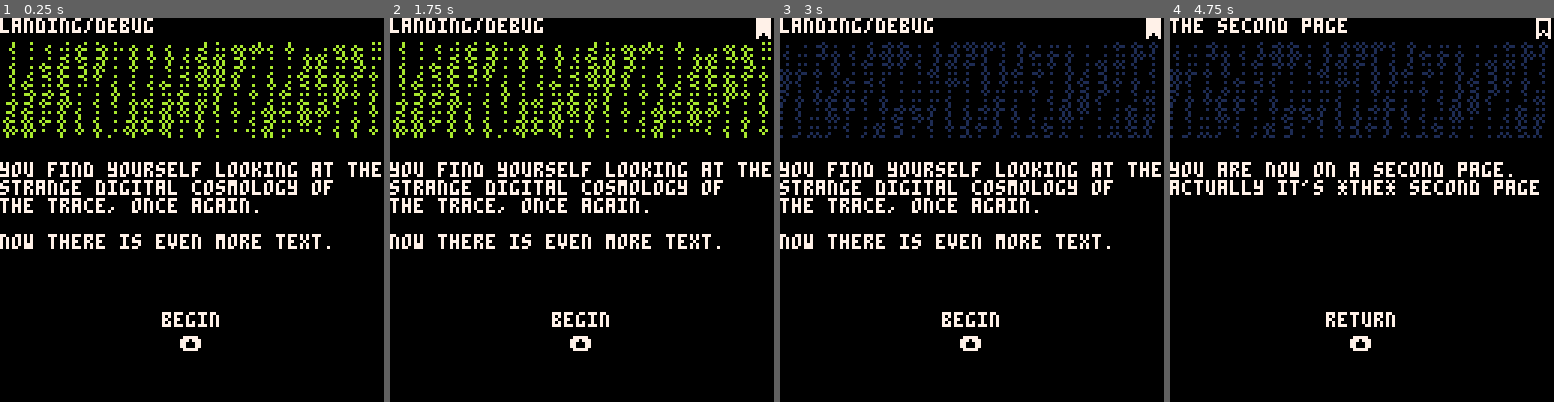
Above: before the commit, frames 1-4 (left to right).
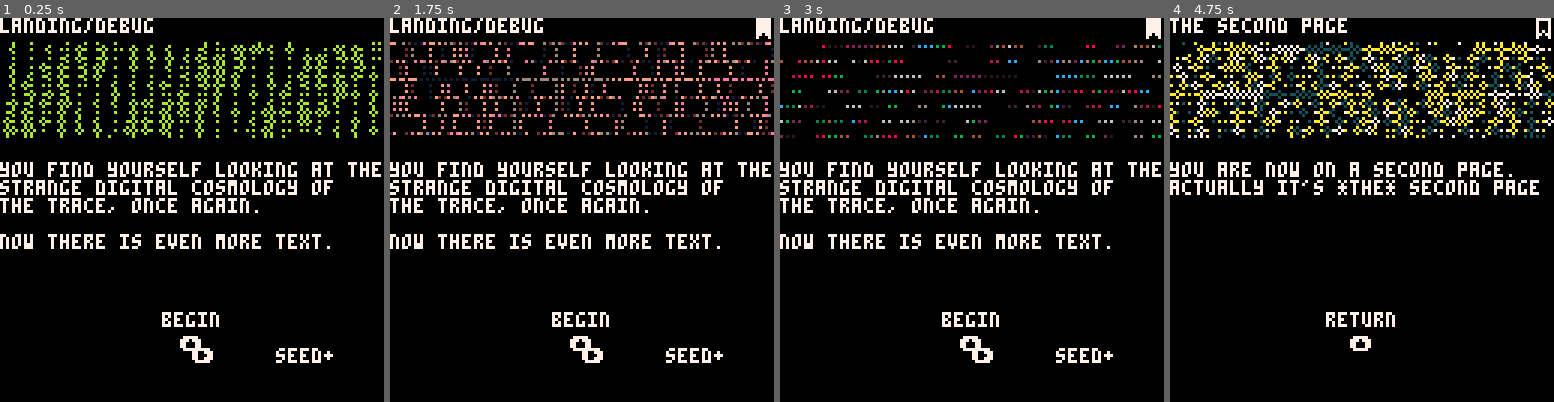
Above: after the commit, the same moments.

Repository: aebrer/pico8_carts
Game: PICO-8 cartridge games/the_trace/the_trace.p8
The game is run twice, just before and just after one commit, with the same random seed, the same clock (stepped at 60 frames per second) and the same inputs.
Inputs:
- Up to frame 1 (0.25 s): no input
- Up to frame 2 (1.75 s): tap X (X key) at 0.33, 1.07 s; tap O (Z key) at 0.7, 1.7 s; hold Right from 1.6 s (still down)
- Up to frame 3 (3 s): tap X (X key) at 1.85, 2.97 s; release Right at 2.1 s; tap O (Z key) at 2.1, 2.5, 2.9 s; hold Up 2.15-2.42 s; hold Right from 2.47 s (still down)
- Up to frame 4 (4.75 s): release Right at 3.03 s; hold Left 3.08-3.58 s; tap O (Z key) every 0.4 s from 3.3 to 4.5 s; hold Down 3.63-3.97 s; hold Right 4.02-4.68 s; tap X (X key) at 4.08 s; hold Up from 4.73 s (still down)

The runs differ from the first frame. In frame 1, 0.4% of the frame differs, in the area x 50-87%, y 85-90%; in frame 2, 8.6%; in frame 3, 6.5%; in frame 4, 11%, in the area x 0-100%, y 6-32%.

Commit message:
safe callbacks with no page change, and data persistence for pages

Diff:
--- a/games/the_trace/the_trace.p8
+++ b/games/the_trace/the_trace.p8
@@ -47,12 +47,12 @@
  for b in all({⬆️,⬇️,⬅️,➡️}) do
 	 if btnp(b) then
 	  if curr_page.choices[b] then
-	  	prev_page=curr_page
-	  	curr_page=curr_page.choices[b].page
-	  	curr_page.i=false
-				-- do callback for choice
-				-- after going to new page
-	  	if(prev_page.choices[b].cb)prev_page.choices[b]:cb()
+				if(curr_page.choices[b].cb)curr_page.choices[b]:cb()
+		  if curr_page.choices[b].page then
+		  	prev_page=curr_page
+		  	curr_page=curr_page.choices[b].page
+		  	curr_page.i=false
+		  end
 	  end
 	 end
  end
@@ -89,7 +89,7 @@
  local choice = {}
  choice.title=title
  choice.page=page
- choice.cb=cls
+ choice.cb=cb
  return(choice)
 end
 -->8
@@ -194,6 +194,16 @@
 lib["the second page"]
 )
 
+local function cb(self)
+ curr_page.i=false
+ curr_page.seed+=1
+end
+lib["landing/debug"].choices[➡️]=new_choice(
+"seed+",
+nil,
+cb
+)
+
 lib["the second page"].choices[⬆️]=new_choice(
 "return",
 lib["landing/debug"]
